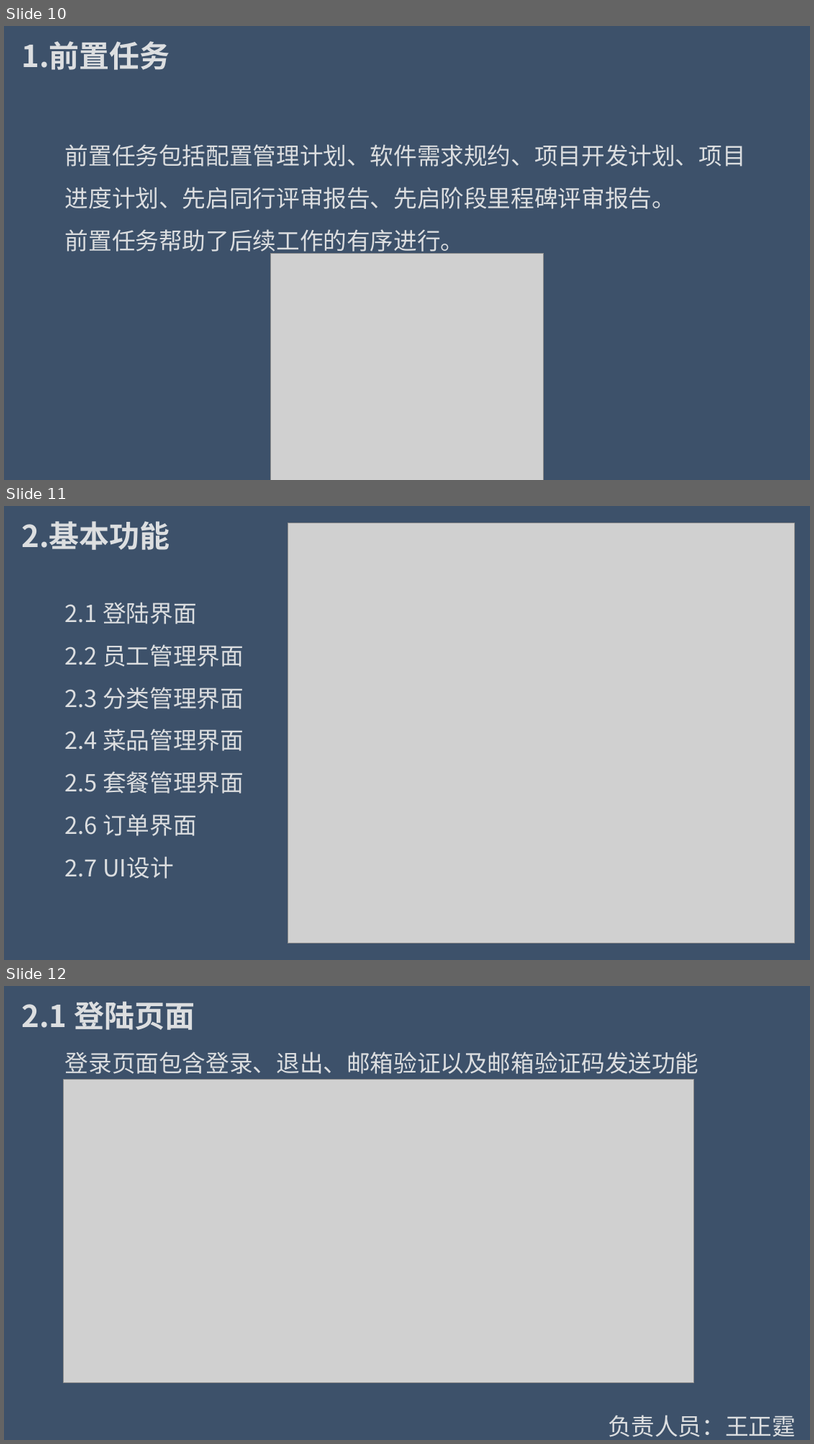
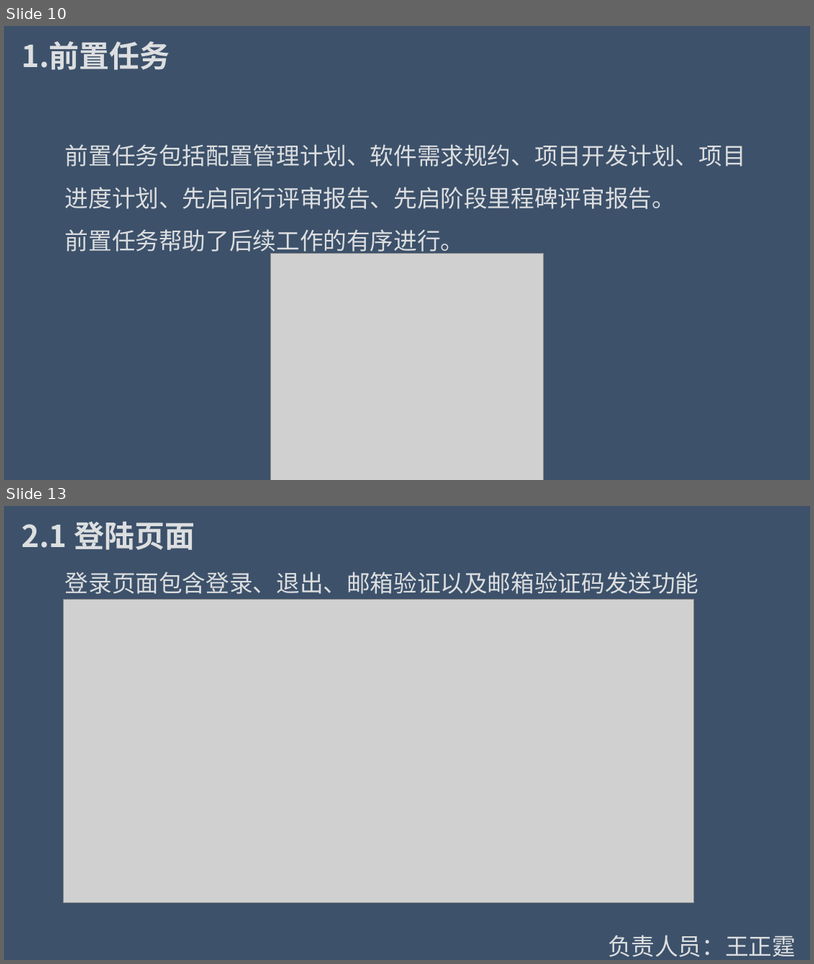
Before and after one commit to Wangzt670/swt, a slide deck: 项目待交付工件/D结项阶段/2.项目答辩.pptx. Shown one above the other, each under a label of ours: slides 10, 11 and 12 before the commit, slides 10 and 13 after it; the slides between them are not shown. The pictures are 814x1444 and 814x964 pixels, drawn with LibreOffice and Linux fonts; fonts in the diff are those of the drawing; grey boxes stand for pictures. Boxes give left, top, right and bottom in pixels: in the first picture for what was removed or moved away, otherwise in the second. Text is boxed around its words. In the diff, an @@ line names an element or a change of style, - is before the commit and + after.

Commit message:
更新ppt基础功能部分

```diff
--- a/项目待交付工件/D结项阶段/2.项目答辩.pptx
+++ b/项目待交付工件/D结项阶段/2.项目答辩.pptx
@@ slide 11 removed at [4,506,810,960], background #FFFFFF; not listed: 1 template element that a slide beside it also shows @@
@@ text removed at [21,521,170,550] @@
-2.基本功能
@@ picture removed at [288,523,795,943] @@
@@ text removed at [65,602,244,878] @@
-2.1 登陆界面
-2.2 员工管理界面
-2.3 分类管理界面
-2.4 菜品管理界面
-2.5 套餐管理界面
-2.6 订单界面
-2.7 UI设计
@@ what was slide 12 is now slide 13 @@
```
Also in this commit, not shown: 2 slides added.
